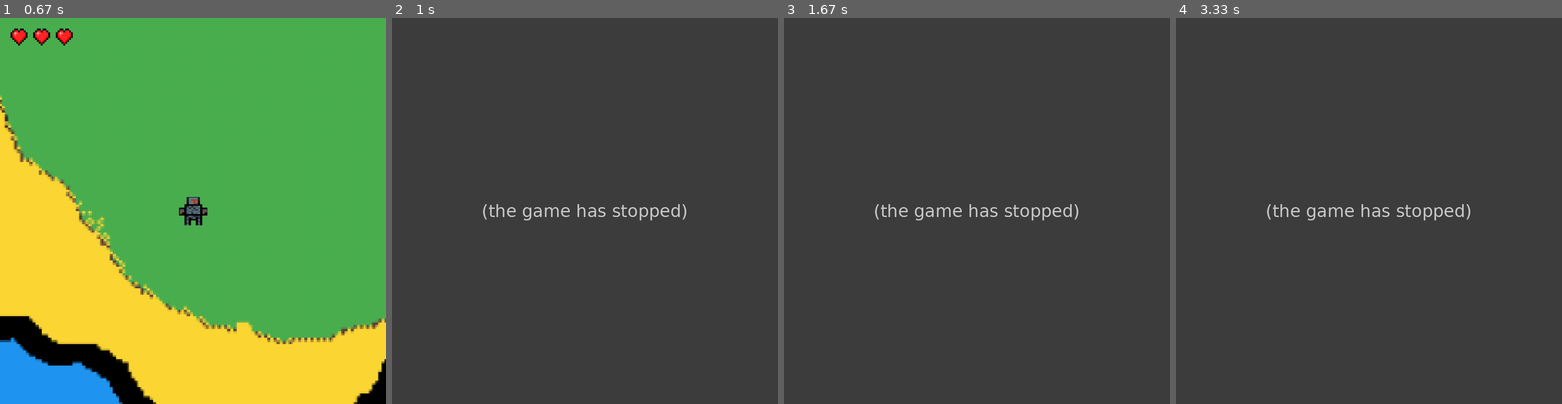
Above: before the commit, frames 1-4 (left to right).
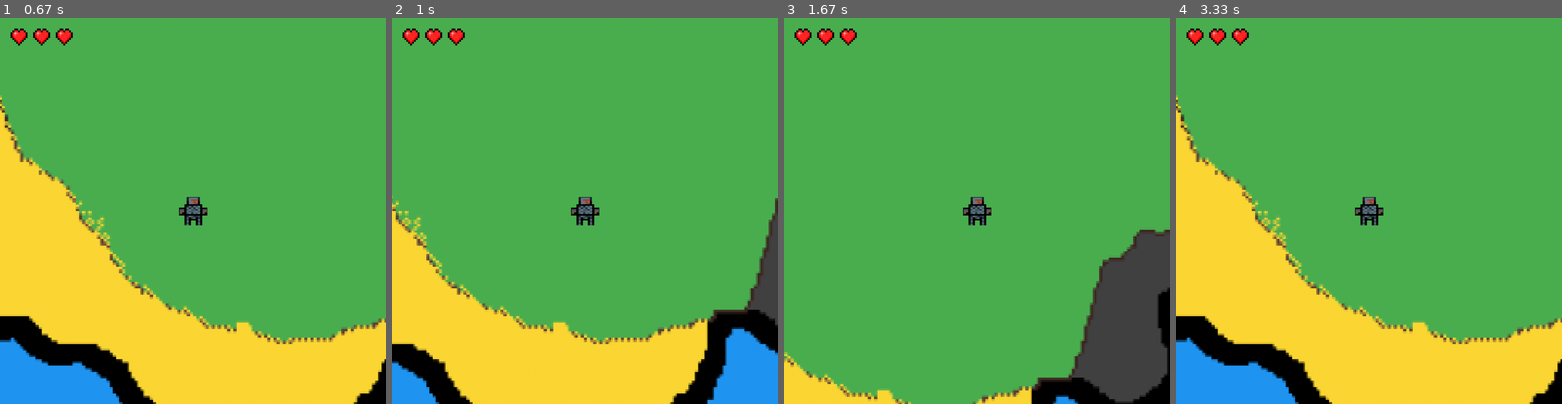
Above: after the commit, the same moments.

Repository: Kingkhi1/Zombie-Ocrs-and-caniballs
Game: pygame game, started from main.py
Same seed, same stepped clock (60 frames per second), same inputs: the game is played once before the commit and once after it.
Inputs (mouse positions are in pixels of both pictures, inside the frame that each line leads up to):
- Up to frame 1 (0.67 s): click "START" at 0.38 s
- Up to frame 2 (1 s): hold Right from 0.67 s (still down); move the mouse to (588, 238) at 0.7 s
- Up to frame 3 (1.67 s): release Right at 1.13 s; hold Up 1.17-1.47 s; hold Right from 1.5 s (still down)
- Up to frame 4 (3.33 s): release Right at 1.97 s; hold Left 2-2.53 s; hold Down 2.57-2.87 s; hold Left 2.9-3.3 s

Frame 1 is identical in both runs. In frame 2, 99% of the frame differs, in the area x 0-100%, y 0-100%; in frame 3, 92%; in frame 4, 100%.
Error before the commit: TypeError: 'tuple' object does not support item assignment (main.py line 185); the game stopped at 0.67 s (later frames are placeholders)

Commit message:
changed tuple to array due to errors

Diff:
--- a/main.py
+++ b/main.py
@@ -59,7 +59,7 @@
             gameWindow.display.blit(self.image, self.rect)
 
 #Player movement from 0,0
-camera_pos = (0, 0)
+camera_pos = [0, 0]
 background = ImageSprite("media/background.png", 4096, 4096, 0, 0)
 
 class Player(ImageSprite):
